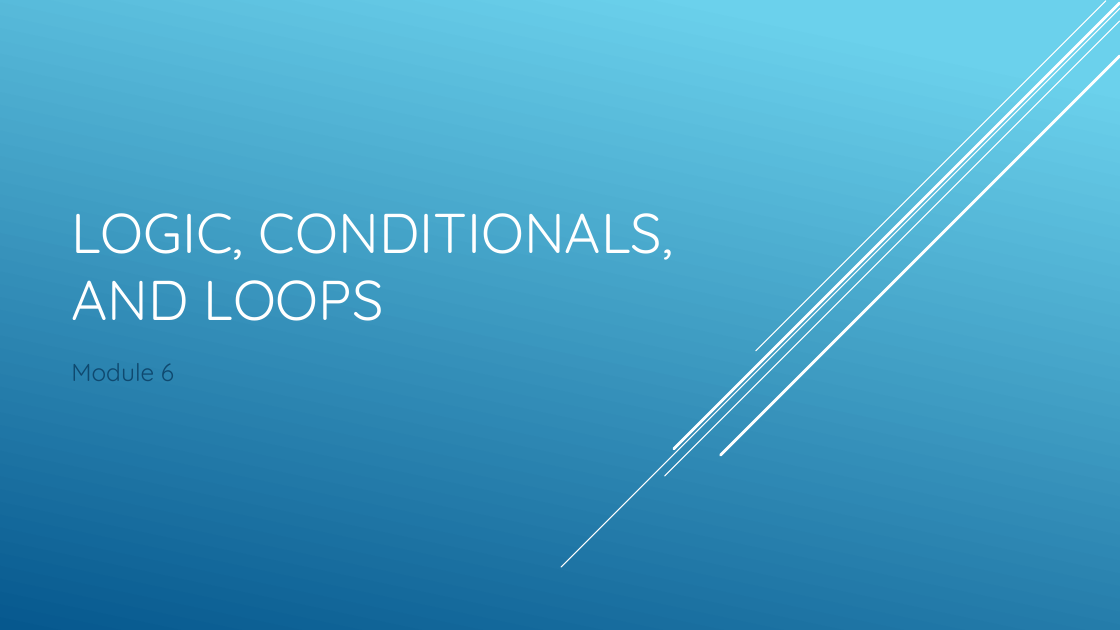
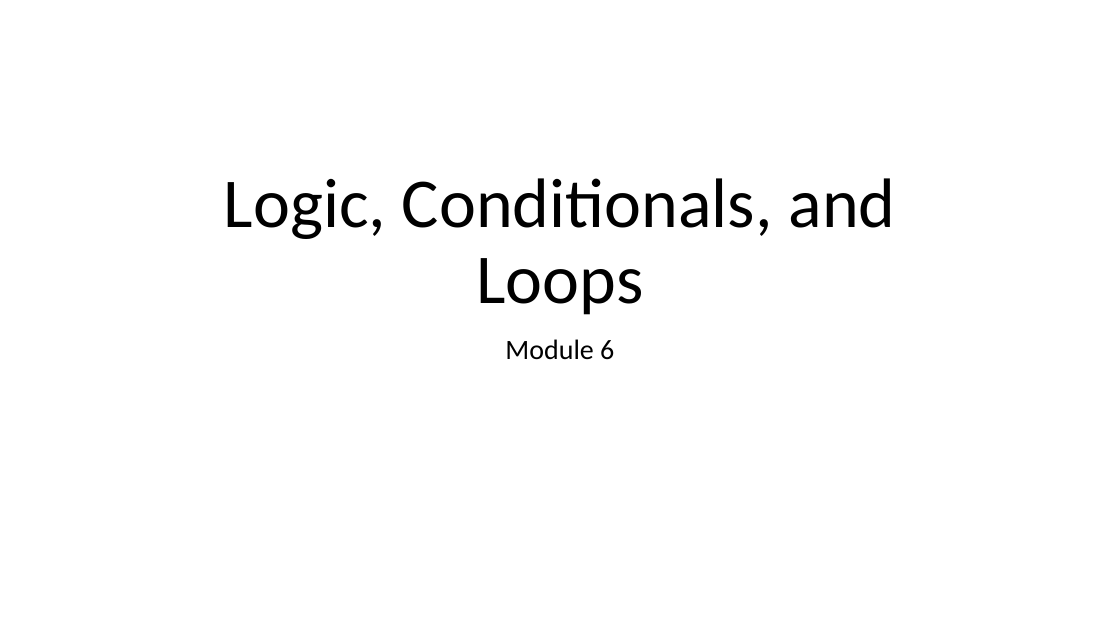
Before and after one commit to YWCANWIL-TechLab/module6-exercises-day1-YaminahAlanis, a slide deck: slide 1 of slides/Module 6 - Logic, Conditions, and Loops.pptx. Drawn at 1120x630 pixels with LibreOffice and Linux fonts; fonts in the diff are those of the drawing. Boxes give left, top, right and bottom in pixels: in the first picture for what was removed or moved away, otherwise in the second. Text is boxed around its words. In the diff, an @@ line names an element or a change of style, - is before the commit and + after.

```diff
--- a/slides/Module 6 - Logic, Conditions, and Loops.pptx
+++ b/slides/Module 6 - Logic, Conditions, and Loops.pptx
@@ background gradient #6ED2EB to #06588E to #FFFFFF @@
@@ line removed from (1120, 8) to (561, 567) @@
@@ line removed from (1120, 21) to (665, 476) @@
@@ line removed from (1120, 3) to (674, 449) @@
@@ line removed from (1106, 1) to (756, 351) @@
@@ line removed from (1120, 56) to (721, 455) @@
@@ title at (224,178,896,315): text changed; size 48 to 60 pt; font Quicksand to Calibri; text colour #FFFFFF to #000000 @@
-LOGIC, CONDITIONALS, AND LOOPS
+Logic, Conditionals, and Loops
@@ subtitle "Module 6": place and size @@
-subtitle "Module 6" at (71,363,174,381)
+subtitle "Module 6" at (505,339,614,360)
@@ subtitle "Module 6" at (505,339,614,360): size 21 to 24 pt, font Quicksand to Calibri, text colour #0F496F to #000000; alignment left to centre; line spacing 1 to 0.9 @@
```
Also in this commit, not shown: 37 other slides changed, 6 other files.
